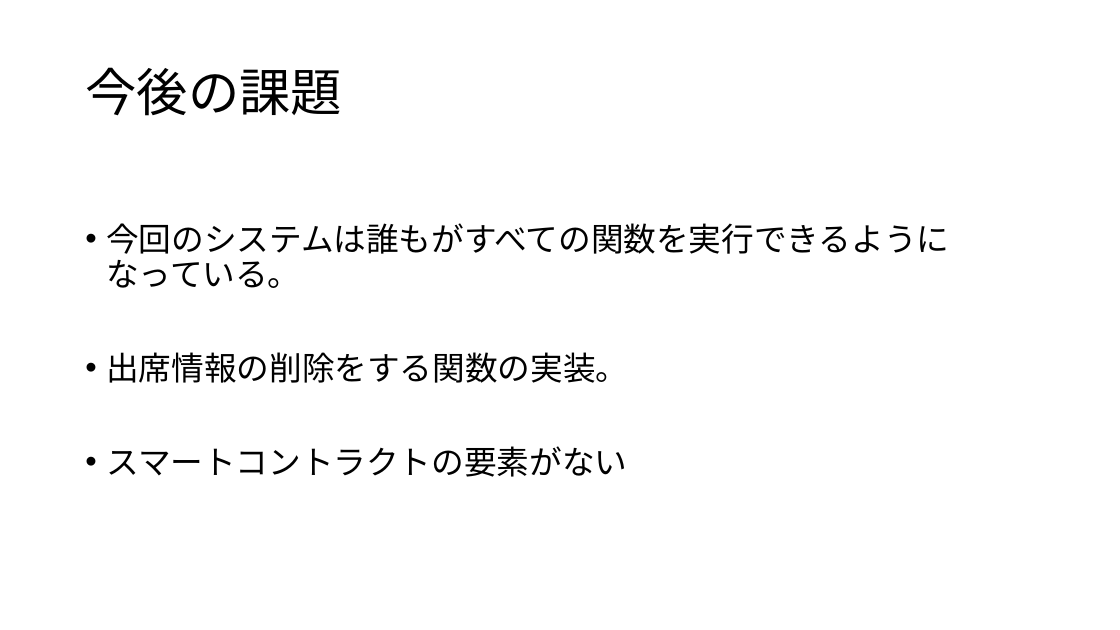
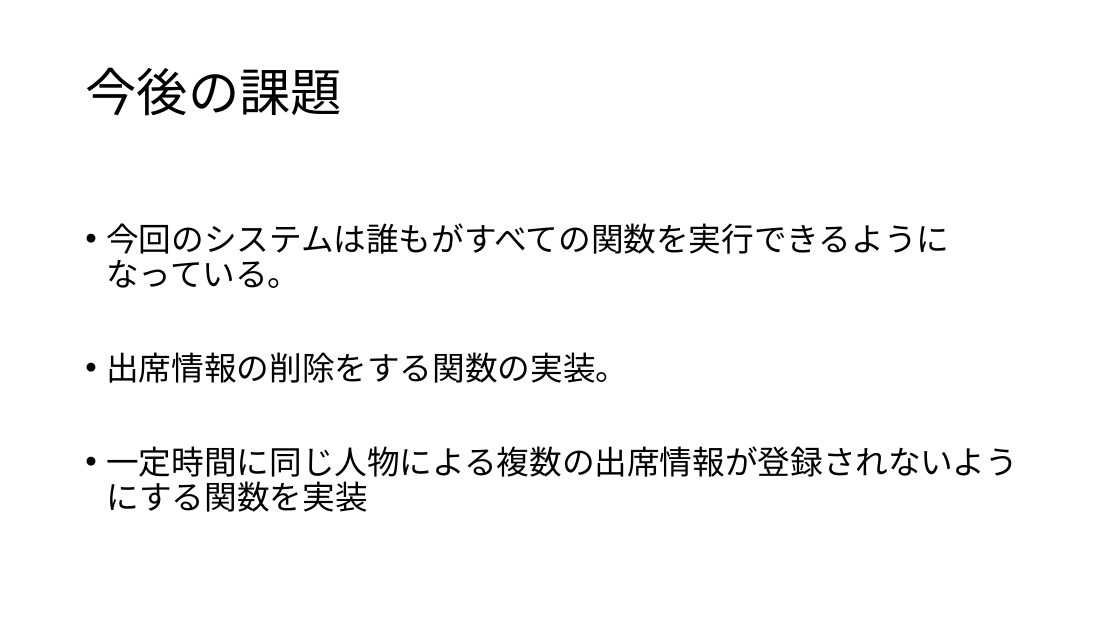
Before and after one commit to HYuta730/study, a slide deck: slide 17 of 発表資料_218K6078_檜山祐太.pptx. Drawn at 1120x630 pixels with LibreOffice and Linux fonts; fonts in the diff are those of the drawing. Boxes give left, top, right and bottom in pixels: in the first picture for what was removed or moved away, otherwise in the second. Text is boxed around its words. In the diff, an @@ line names an element or a change of style, - is before the commit and + after.

```diff
--- a/発表資料_218K6078_檜山祐太.pptx
+++ b/発表資料_218K6078_檜山祐太.pptx
@@ text at (x1=106, y1=446, x2=1018, y2=512): text changed @@
-• スマートコントラクトの要素がない
+• 一定時間に同じ人物による複数の出席情報が登録されないようにする関数を実装
```
Also in this commit, not shown: 4 other slides changed.
